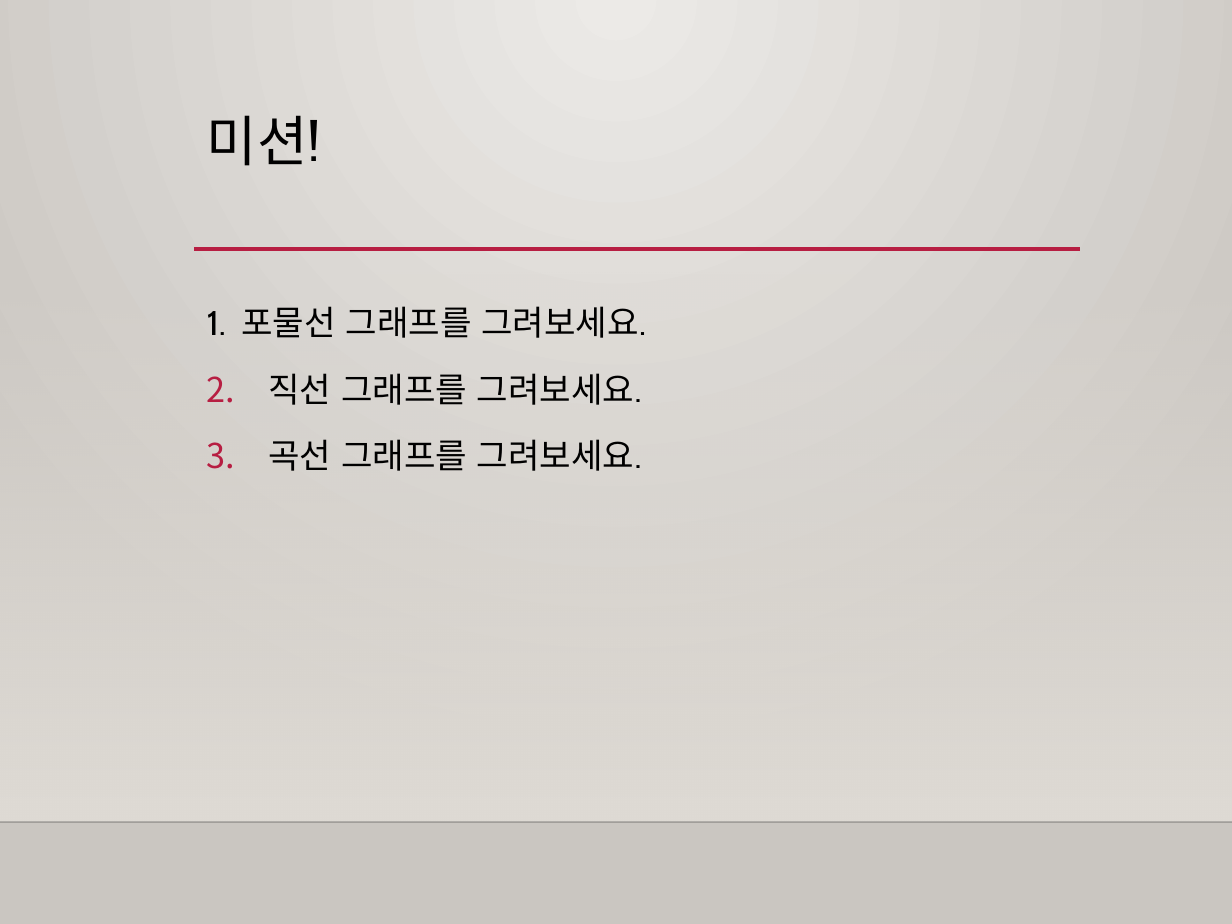
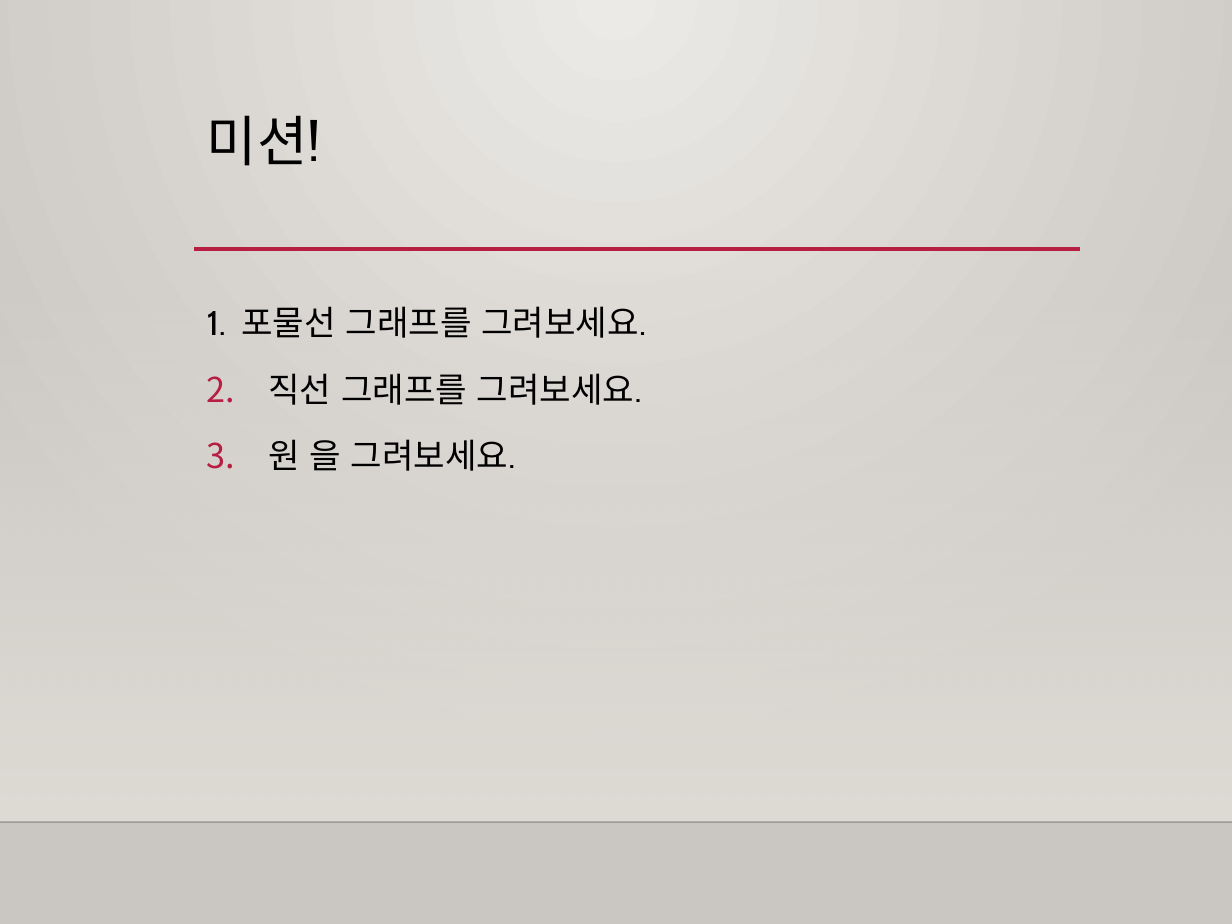
Before and after one commit to freshmea/weizman_python_class, a slide deck: slide 9 of textbook/파이썬3-3교시.pptx. Drawn at 1232x924 pixels with LibreOffice and Linux fonts; fonts in the diff are those of the drawing; background and template pictures are left out. Boxes give left, top, right and bottom in pixels: in the first picture for what was removed or moved away, otherwise in the second. Text is boxed around its words. In the diff, an @@ line names an element or a change of style, - is before the commit and + after.

```diff
--- a/textbook/파이썬3-3교시.pptx
+++ b/textbook/파이썬3-3교시.pptx
@@ text at bbox=[268, 439, 516, 471]: text changed @@
-3. 곡선 그래프를 그려보세요.
+3. 원 을 그려보세요.
```
Also in this commit, not shown: 3 other files.
